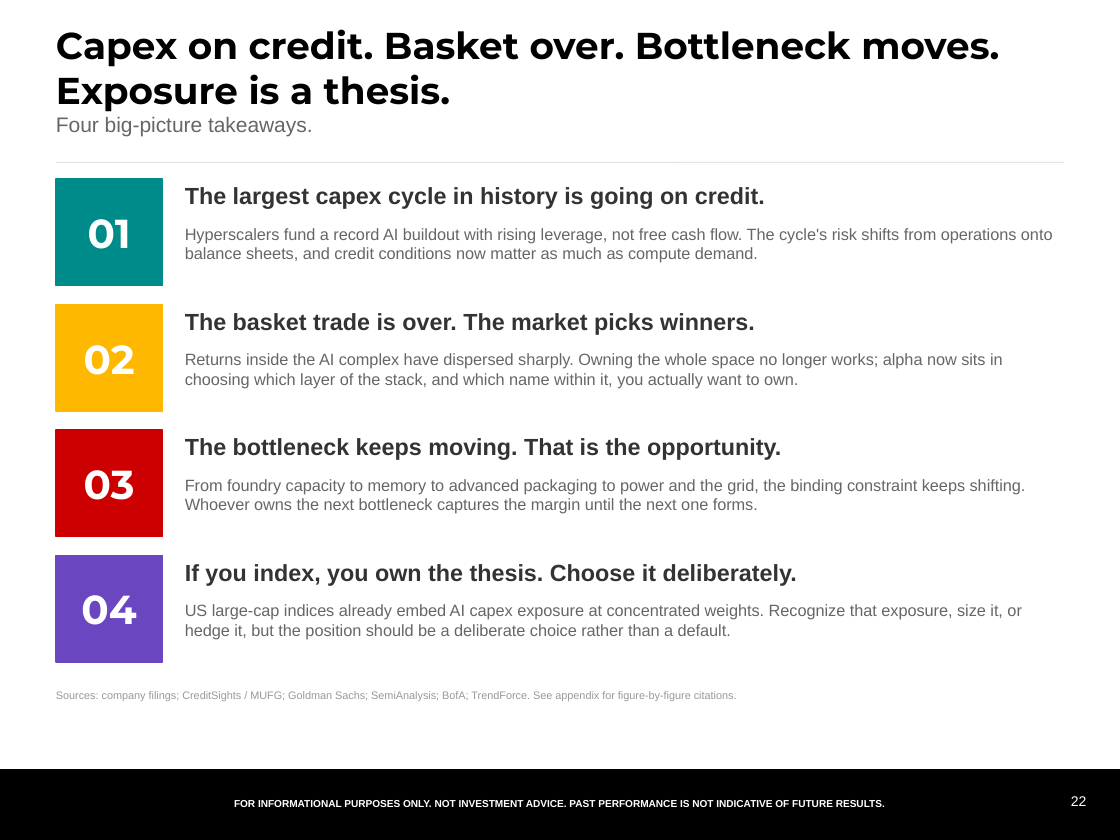
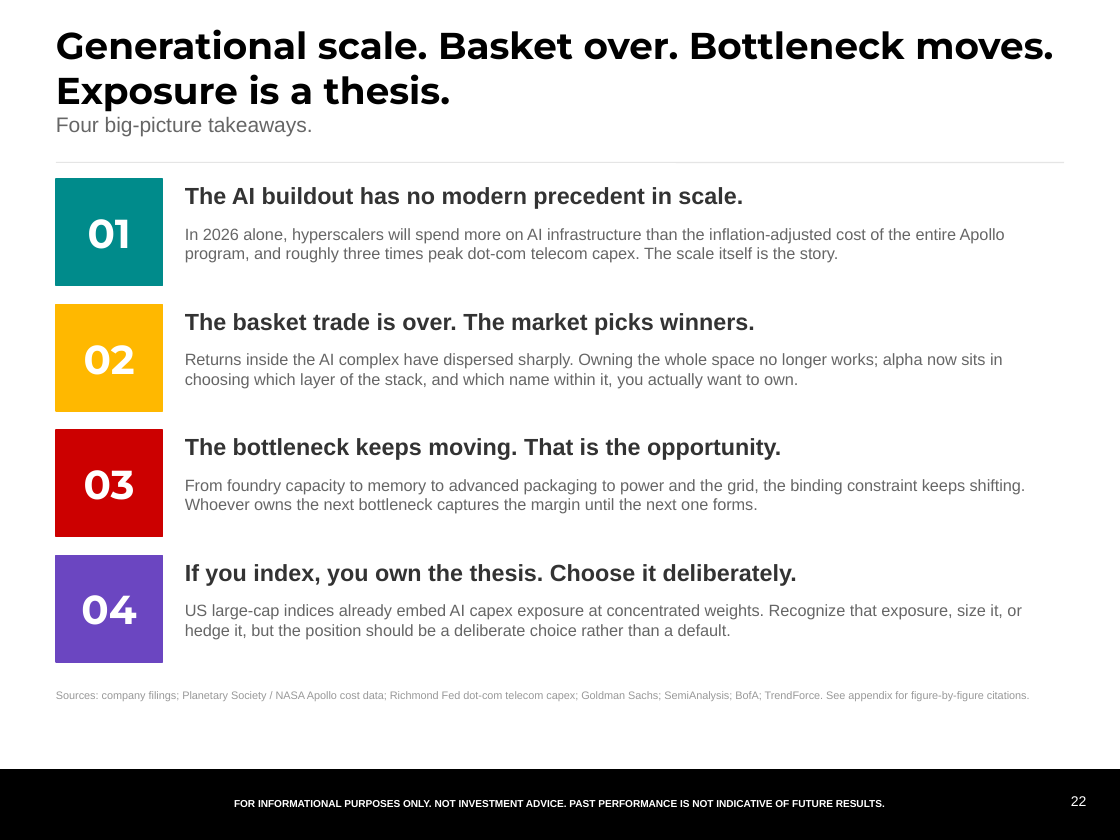
Before and after one commit to samuelcmcclellan-cell/ai-markets-deck, a slide deck: slide 22 of ai-markets-deck.pptx. Drawn at 1120x840 pixels with LibreOffice and Linux fonts; fonts in the diff are those of the drawing. Boxes give left, top, right and bottom in pixels: in the first picture for what was removed or moved away, otherwise in the second. Text is boxed around its words. In the diff, an @@ line names an element or a change of style, - is before the commit and + after.

```diff
--- a/ai-markets-deck.pptx
+++ b/ai-markets-deck.pptx
@@ text at box(56, 29, 1053, 112): text changed @@
-Capex on credit. Basket over. Bottleneck moves. Exposure is a thesis.
+Generational scale. Basket over. Bottleneck moves. Exposure is a thesis.
@@ text at box(185, 187, 743, 209): text changed @@
-The largest capex cycle in history is going on credit.
+The AI buildout has no modern precedent in scale.
@@ text at box(185, 228, 1005, 263): text changed @@
-Hyperscalers fund a record AI buildout with rising leverage, not free cash flow. The cycle's risk shifts from operations onto balance sheets, and credit conditions now matter as much as compute demand.
+In 2026 alone, hyperscalers will spend more on AI infrastructure than the inflation-adjusted cost of the entire Apollo program, and roughly three times peak dot-com telecom capex. The scale itself is the story.
@@ text at box(56, 691, 1030, 701): text changed @@
-Sources: company filings; CreditSights / MUFG; Goldman Sachs; SemiAnalysis; BofA; TrendForce. See appendix for figure-by-figure citations.
+Sources: company filings; Planetary Society / NASA Apollo cost data; Richmond Fed dot-com telecom capex; Goldman Sachs; SemiAnalysis; BofA; TrendForce. See appendix for figure-by-figure citations.
```
Also in this commit, not shown: 2 other files.
